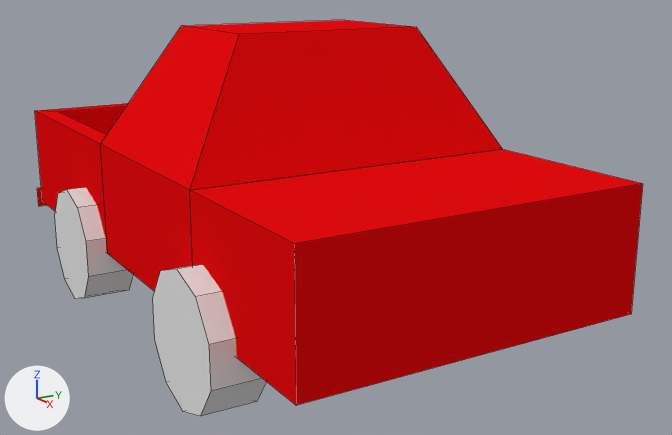
Renders of the Blender file models/reto/camioneta.blend from each side of a commit.
One viewpoint serves both versions: a 50 mm camera at (6.2, -5.39, 3.84) aimed at (-3.53, 0.54, 0.73). Lighting does not change. The marker at lower left points along +X, +Y and +Z. Mesh edges are drawn as thin lines.
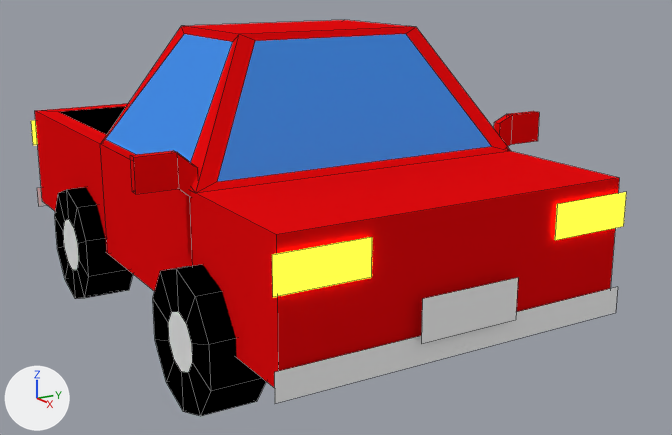
What changed in the scene script:
```text
Add mat_cajuela:
    mat_cajuela = diffuse_material('cajuela')
    mat_cajuela.base_color = (0.0, 0.0, 0.0)  # black #000000
Change me_cube:
    used by ob_cube; location = (-3.5, 0.0, 1.0); scale = (3.5, 2.0, 0.7)
    remove me_cube.from_pydata(...)  # 36 vertices, 31 faces; spans x -1.3..1.0, y -1.03..1.03, z -1.11..3.04
    add me_cube.from_pydata(...)  # 80 vertices, 54 faces; spans x -1.3..0.94, y -1.03..1.04, z -1.11..3.04
    me_cube part 1: the loose piece of 4 vertices spanning x -1.3, y -1.03..1.03, z -1.11..-0.7 is copied, and the copy is moved by (2.23, 0.0, 0.0), in mat_material (white #f8f8f8); it spans x 0.93, y -1.03..1.03, z -1.11..-0.7
    me_cube part 2
    2 vertices are removed from x 0.4, y -1.0..1.0, z 1.0
    7 faces are deleted
    4 vertices in x 1.0, y -1.0..1.0, z -1.0..1.0 move by (-0.09, 0.0, 0.0)
    34 vertices are added at x -1.3..0.94, y -1.03..1.0, z -0.76..2.94
    8 new vertices lie (0.0, 0.49, 0.0) away from vertices in x -1.3..0.93, y -1.03..0.55, z 0.26..0.79
    4 new faces join them, mat_ventanas (blue #458de7)
    19 new faces join them, mat_metal (red #e70c0f)
    2 new faces join them, mat_material (white #f8f8f8)
    4 new faces join them, mat_luces (yellow #ffe529)
    me_cube part 3: 1 face spanning x -1.3, y -1.03..1.03, z -1.11..-0.7 switches from mat_metal (red #e70c0f) to mat_material (white #f8f8f8)
    me_cube part 4: 5 faces spanning x -1.22..-0.48, y -0.86..0.86, z 0.13..1.0 switch from mat_metal (red #e70c0f) to mat_cajuela (black #000000)
    add me_cube.materials.append(mat_material)  # white #f8f8f8
    add me_cube.materials.append(mat_luces)  # yellow #ffe529
    add me_cube.materials.append(mat_ventanas)  # blue #458de7
Change me_cylinder_002:
    used by ob_cylinder_001; location = (-1.85, -1.97, 0.26); rotation_euler = (1.571, 0.0, 0.0), in degrees (90, 0, 0); scale = (0.75, 0.75, 0.3)
    remove me_cylinder_002.from_pydata(...)  # 40 vertices, 24 faces; spans x -6.02..0.95, y -1.0..1.0, z -1.07..1.0
    add me_cylinder_002.from_pydata(...)  # 60 vertices, 44 faces; spans x -6.02..0.95, y -1.0..1.0, z -1.07..1.0
    me_cylinder_002 part 5
    1 face is deleted
    10 vertices are added at x -0.4..0.4, y -0.42..0.42, z 1.0
    1 new face joins them, mat_metalnormal (white #e7e7e7)
    10 new faces join them, mat_cajuela (black #000000)
    me_cylinder_002 part 6
    1 face is deleted
    10 vertices are added at x -5.51..-4.62, y -0.47..0.47, z 0.93
    1 new face joins them, mat_metalnormal (white #e7e7e7)
    10 new faces join them, mat_cajuela (black #000000)
    me_cylinder_002 part 7: 22 faces spanning x -6.02..0.95, y -1.0..1.0, z -1.07..1.0 switch from no material to mat_cajuela (black #000000)
    add me_cylinder_002.materials.append(mat_metalnormal)  # white #e7e7e7
Add me_cube_002:
    me_cube_002.from_pydata([(-1.0, -0.27, -0.83), (-1.0, -0.27, 0.83), (-1.0, 0.83, -0.83), (-1.0, 0.83, 0.83), (1.0, -0.45, -1.0), (1.0, -0.45, 1.0), (1.0, 1.0, -1.0), (1.0, 1.0, 1.0), (-0.84, 1.66, 1.45), (-0.84, 1.66, -0.55), (1.16, 1.66, -0.55), (1.16, 1.66, 1.45), (-1.0, 1.0, -1.0), (-1.0, -0.45, -1.0), (-1.0, -0.45, 1.0), (-1.0, 1.0, 1.0)], [], [(0, 1, 3, 2), (15, 7, 11, 8), (6, 7, 5, 4), (4, 5, 14, 13), (12, 6, 4, 13), (7, 15, 14, 5), (9, 8, 11, 10), (12, 15, 8, 9), (7, 6, 10, 11), (6, 12, 9, 10), (0, 2, 12, 13), (1, 0, 13, 14), (3, 1, 14, 15), (2, 3, 15, 12)])
    for i in [0]: me_cube_002.polygons[i].material_index = 1
    me_cube_002.materials.append(mat_metal)  # red #e70c0f
    me_cube_002.materials.append(mat_ventanas)  # blue #458de7
Add me_cube_001:
    me_cube_001.from_pydata([(-1.0, -0.27, -0.83), (-1.0, -0.27, 0.83), (-1.0, 0.83, -0.83), (-1.0, 0.83, 0.83), (1.0, -0.45, -1.0), (1.0, -0.45, 1.0), (1.0, 1.0, -1.0), (1.0, 1.0, 1.0), (-0.84, 1.66, 0.03), (-0.84, 1.66, -1.97), (1.16, 1.66, -1.97), (1.16, 1.66, 0.03), (-1.0, 1.0, -1.0), (-1.0, -0.45, -1.0), (-1.0, -0.45, 1.0), (-1.0, 1.0, 1.0)], [], [(0, 1, 3, 2), (15, 7, 11, 8), (6, 7, 5, 4), (4, 5, 14, 13), (12, 6, 4, 13), (7, 15, 14, 5), (9, 8, 11, 10), (12, 15, 8, 9), (7, 6, 10, 11), (6, 12, 9, 10), (0, 2, 12, 13), (1, 0, 13, 14), (3, 1, 14, 15), (2, 3, 15, 12)])
    for i in [0]: me_cube_001.polygons[i].material_index = 1
    me_cube_001.materials.append(mat_metal)  # red #e70c0f
    me_cube_001.materials.append(mat_ventanas)  # blue #458de7
Add ob_cube_002:
    ob_cube_002 = bpy.data.objects.new('Cube.002', me_cube_002)
    ob_cube_002.location = (-2.19, 2.45, 1.91)
    ob_cube_002.rotation_euler = (3.142, 0.0, 0.0)  # degrees (180, 0, 0)
    ob_cube_002.scale = (0.05, 0.3, 0.178)
Add ob_cube_001:
    ob_cube_001 = bpy.data.objects.new('Cube.001', me_cube_001)
    ob_cube_001.location = (-2.14, -2.41, 1.91)
    ob_cube_001.scale = (0.05, 0.3, 0.178)
```

Location of each change, [x1, y1, x2, y2] in pixels of the pictures (672 x 435 px):
'Cube', reshaped: before [35, 20, 643, 405]; after [31, 20, 626, 403]
'Cube.001', added (red): after [130, 151, 198, 197]
'Cube.002', added (red): after [494, 111, 539, 147]
part 1 of me_cube, added: after [274, 287, 618, 403]
part 2 of me_cube, built on: before [100, 26, 643, 405]; after [31, 26, 626, 387]
part 3 of me_cube, recoloured: [37, 188, 47, 206] in both
part 4 of me_cube, recoloured (red to black): [60, 106, 126, 135] in both
part 5 of me_cylinder_002, built on: [153, 269, 211, 416] in both
part 6 of me_cylinder_002, built on: [55, 190, 88, 299] in both
part 7 of me_cylinder_002, recoloured (white to black): [67, 187, 266, 416] in both
